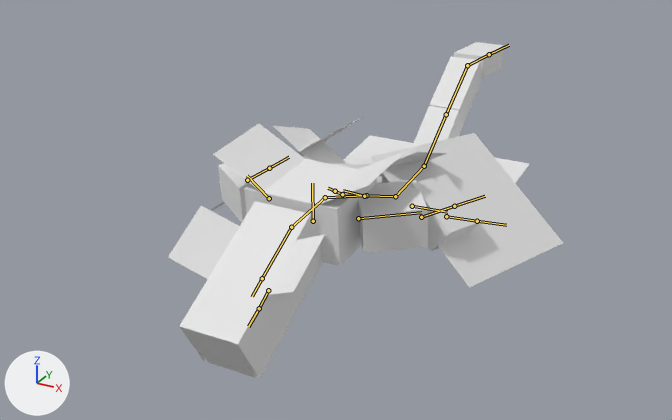
One commit to the FBX model Assets/Model/Entity/BlackDragon/BlackDragon.fbx: the scene before it, then after it.
Rendered twice from a 50 mm camera at (2.61, -5.27, 2.53) aimed at (-0.27, -0.03, -0.09). The axes (+X, +Y, +Z) are drawn at lower left. The lights are the same throughout. The picture after the commit comes second. Both versions are drawn at frame 1 of the action 'armature|WaveCanon_armature'; the numbers are the values there. The bones that change, and the others that lie on the model, are drawn over the model as lines.
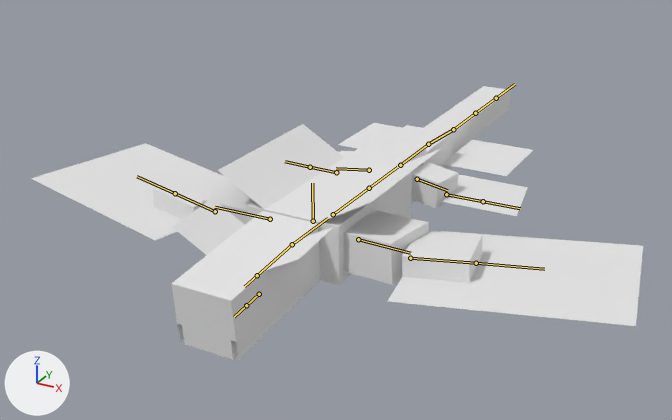
Boxes [x1, y1, x2, y2] around the edits, measured in the pictures (672 x 420 px):
'Mesh_0', posed (55% wider, 18% shorter)
    before: [168, 42, 563, 379]
    after: [31, 86, 643, 361]
bone 'Neck', root to tip
    before: (291, 227) to (262, 278)
    after: (292, 244) to (257, 275)
bone 'Body_Upper', root to tip
    before: (291, 227) to (325, 197)
    after: (292, 244) to (328, 218)
bone 'Body_Lower', root to tip
    before: (325, 197) to (366, 195)
    after: (333, 214) to (369, 188)
bone 'Waist_Upper', root to tip
    before: (366, 195) to (392, 196)
    after: (369, 188) to (397, 167)
bone 'Waist_Lower', root to tip
    before: (395, 196) to (424, 166)
    after: (400, 165) to (428, 144)
bone 'Tail_Upper', root to tip
    before: (424, 166) to (446, 114)
    after: (428, 144) to (453, 129)
bone 'Tail_Middle', root to tip
    before: (446, 114) to (467, 65)
    after: (453, 129) to (475, 113)
bone 'Tail_Lower', root to tip
    before: (467, 65) to (489, 54)
    after: (475, 113) to (496, 98)
bone 'Leg_Left', root to tip
    before: (412, 206) to (447, 212)
    after: (417, 179) to (447, 190)
bone 'Foot_Left', root to tip
    before: (446, 216) to (477, 221)
    after: (446, 194) to (483, 201)
bone 'Leg_Right', root to tip
    before: (364, 196) to (343, 190)
    after: (369, 170) to (336, 168)
bone 'Foot_Right', root to tip
    before: (342, 194) to (335, 191)
    after: (336, 172) to (310, 167)
bone 'Arm_Left', root to tip
    before: (358, 218) to (421, 212)
    after: (358, 239) to (410, 253)
bone 'Elbow_Left', root to tip
    before: (421, 217) to (454, 206)
    after: (410, 258) to (476, 263)
bone 'Arm_Right', root to tip
    before: (269, 198) to (247, 175)
    after: (270, 219) to (215, 207)
bone 'Elbow_Right', root to tip
    before: (247, 180) to (269, 168)
    after: (215, 211) to (175, 193)

The edits, one by one:
Bone 'Neck' (bone_neck) moves from (0.0, 0.0, 0.06) to (0.0, 0.0, -0.05).
Bone 'Neck' (bone_neck) turns from (-30, 0, 0) to (-5, 0, 0) degrees about its own x, y and z.
Bone 'Body_Upper' (bone_body_upper) moves from (0.0, 0.0, -0.06) to (0.0, 0.0, 0.05).
Bone 'Body_Upper' (bone_body_upper) turns from (-5, 0, 0) to (0, 0, 0) degrees about its own x, y and z.
Bone 'Body_Lower' (bone_body_lower) turns from (24, 0, 0) to (0, 0, 0) degrees about its own x, y and z.
Bone 'Waist_Upper' (bone_waist_upper) turns from (2, 0, 0) to (0, 0, 0) degrees about its own x, y and z.
Bone 'Waist_Lower' (bone_waist_lower) turns from (-29, 0, 0) to (0, 0, 0) degrees about its own x, y and z.
Bone 'Tail_Upper' (bone_tail_upper) turns from (-32, 0, 0) to (0, 0, 0) degrees about its own x, y and z.
Bone 'Tail_Middle' (bone_tail_middle) turns from (4, 0, 0) to (0, 0, 0) degrees about its own x, y and z.
Bone 'Tail_Lower' (bone_tail_lower) turns from (38, 0, 0) to (0, 0, 0) degrees about its own x, y and z.
Bone 'Leg_Left' (bone_leg_left) turns from (0, 0, -25) to (4, 0, 10) degrees about its own x, y and z.
Bone 'Foot_Left' (bone_foot_left) turns from (0, 25, -25) to (0, 0, -20) degrees about its own x, y and z.
Bone 'Leg_Right' (bone_leg_right) turns from (0, 0, 25) to (4, 0, -10) degrees about its own x, y and z.
Bone 'Foot_Right' (bone_foot_right) turns from (0, -25, 25) to (0, 0, 20) degrees about its own x, y and z.
Bone 'Arm_Left' (bone_arm_left) turns from (0, 0, -35) to (-4, 0, 10) degrees about its own x, y and z.
Bone 'Elbow_Left' (bone_elbow_left) turns from (17, 35, -35) to (0, 0, -20) degrees about its own x, y and z.
Bone 'Arm_Right' (bone_arm_right) turns from (0, 0, 35) to (-4, 0, -10) degrees about its own x, y and z.
Bone 'Elbow_Right' (bone_elbow_right) turns from (17, -35, 35) to (0, 0, 20) degrees about its own x, y and z.
